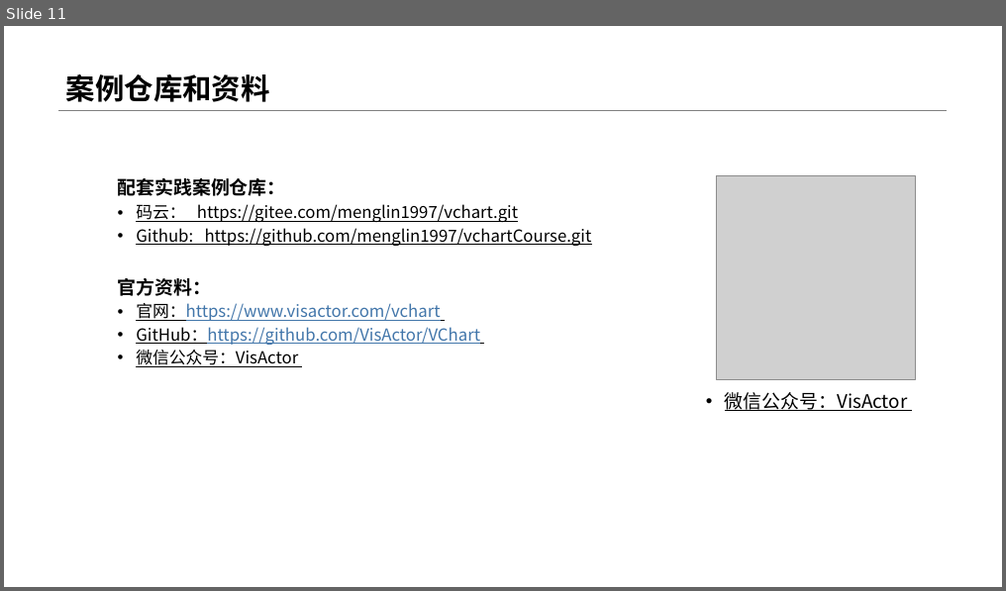
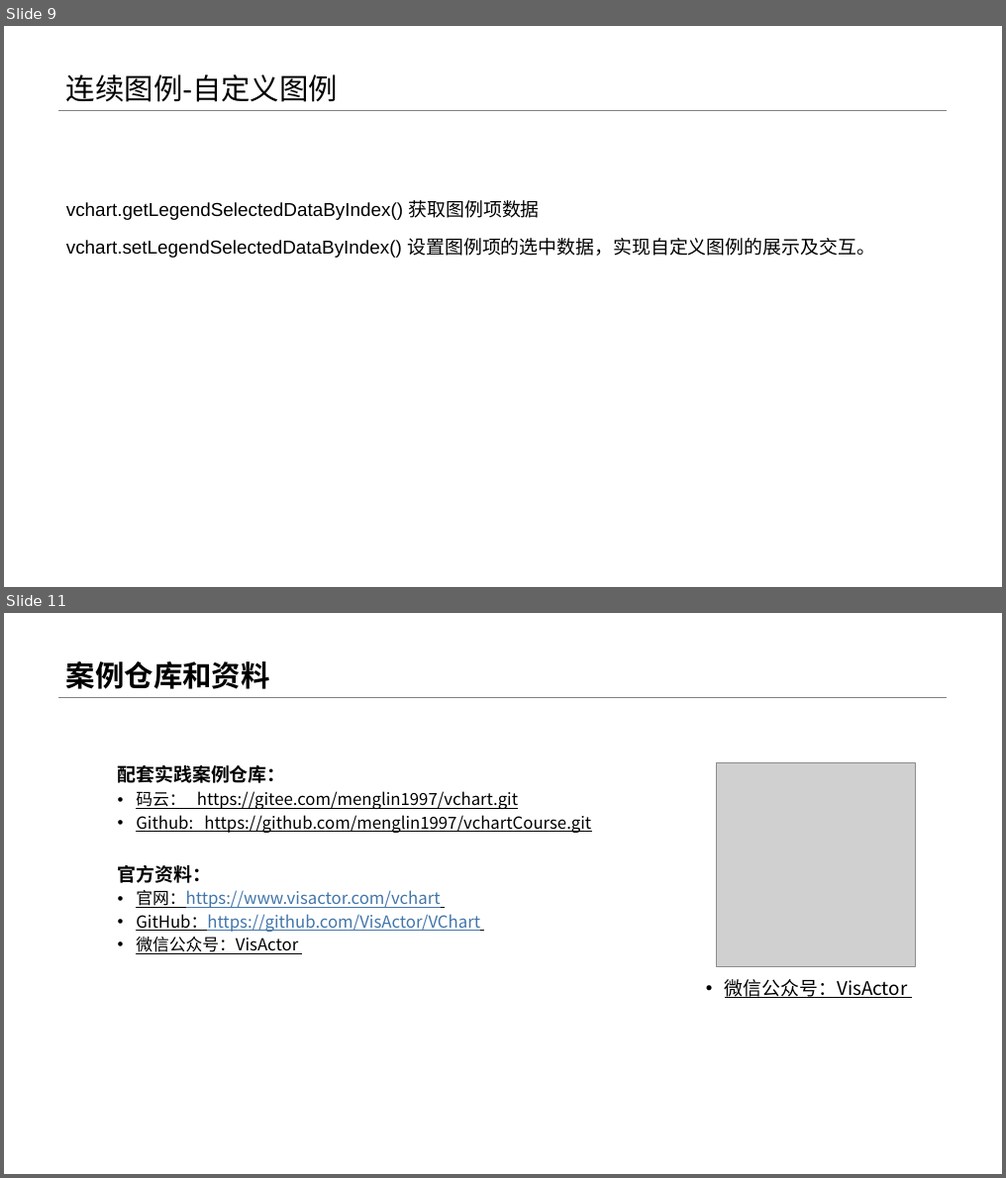
Before and after one commit to menglin1997/vchartCourse, a slide deck: code/Chapter 2 - Detailed Explanation of Chart Concepts/11-Legend/11-Legend图例.pptx. Shown one above the other, each under a label of ours: slide 11 before the commit, slides 9 and 11 after it; the slides between them are not shown. The pictures are 1006x591 and 1006x1178 pixels, drawn with LibreOffice and Linux fonts; fonts in the diff are those of the drawing; grey boxes stand for pictures. Boxes give left, top, right and bottom in pixels: in the first picture for what was removed or moved away, otherwise in the second. Text is boxed around its words. In the diff, an @@ line names an element or a change of style, - is before the commit and + after.

```diff
--- a/code/Chapter 2 - Detailed Explanation of Chart Concepts/11-Legend/11-Legend图例.pptx
+++ b/code/Chapter 2 - Detailed Explanation of Chart Concepts/11-Legend/11-Legend图例.pptx
@@ slide 9 added at bbox=[4, 26, 1002, 587], background #FFFFFF; not listed: 1 template element that a slide beside it also shows @@
@@ title added at bbox=[66, 75, 338, 102], 28 pt, text #000000 @@
+连续图例-自定义图例
@@ text added at bbox=[66, 200, 874, 258], 18 pt, text #000000 @@
+vchart.getLegendSelectedDataByIndex() 获取图例项数据
+vchart.setLegendSelectedDataByIndex() 设置图例项的选中数据，实现自定义图例的展示及交互。
```
Also in this commit, not shown: 2 slides changed, 6 other slides added, 7 slides removed, 1 other file.
